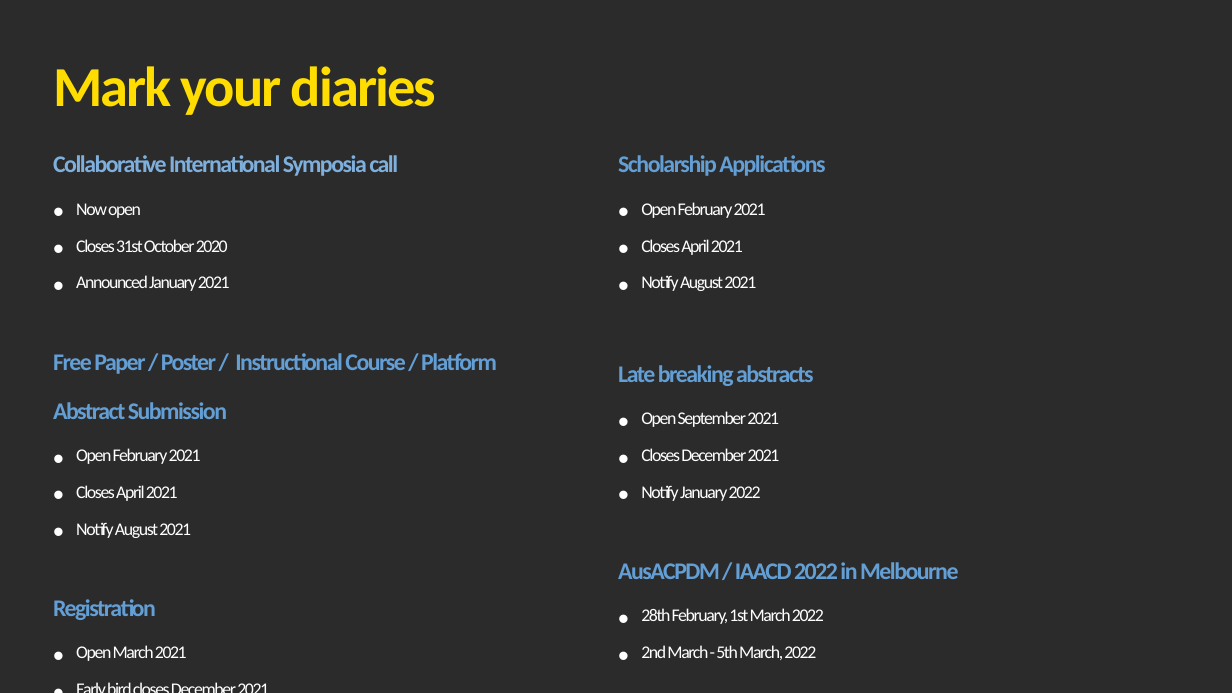
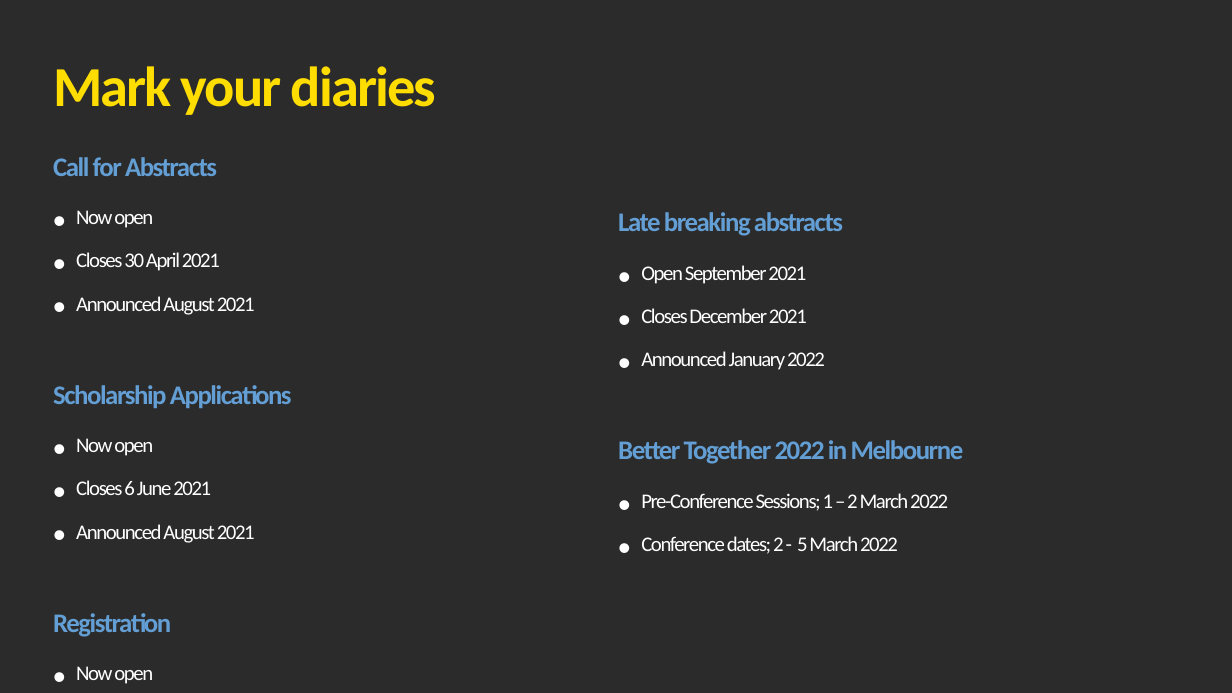
Before and after one commit to ICMS-Australasia/BetterTogether2022, a slide deck: slide 2 of downloads/PowerPoint-Template-and-Titles-Slide.pptx. Drawn at 1232x693 pixels with LibreOffice and Linux fonts; fonts in the diff are those of the drawing; background and template pictures are left out; a plain dark background stands for a picture behind light text. Boxes give left, top, right and bottom in pixels: in the first picture for what was removed or moved away, otherwise in the second. Text is boxed around its words. In the diff, an @@ line names an element or a change of style, - is before the commit and + after.

```diff
--- a/downloads/PowerPoint-Template-and-Titles-Slide.pptx
+++ b/downloads/PowerPoint-Template-and-Titles-Slide.pptx
@@ text at (53, 157, 217, 176): text changed; size 32 to 36 pt; text colour #7FB0DD to #639FD5 @@
-Collaborative International Symposia call
+Call for Abstracts
@@ text at (618, 155, 825, 291): paragraphs removed @@
-Scholarship Applications
-• Open February 2021
-• Closes April 2021
-• Notify August 2021
@@ text at (53, 210, 171, 637): size 24 to 28 pt in "Now open"; size 32 to 36 pt in "Registration" @@
@@ text at (618, 212, 843, 323): size 32 to 36 pt in "Late breaking abstracts"; size 24 to 28 pt in "Open September 2021", "Closes December 2021" @@
@@ text at (53, 252, 292, 543): text changed; size 24 to 28 pt @@
-• Closes 31st October 2020
-• Announced January 2021
-Free Paper / Poster / Instructional Course / Platform Abstract Submission
-• Open February 2021
-• Closes April 2021
-• Notify August 2021
+• Closes 30 April 2021
+• Announced August 2021
+Scholarship Applications
+• Now open
+• Closes 6 June 2021
+• Announced August 2021
@@ text at (618, 351, 964, 554): text changed; size 24 to 28 pt @@
-• Notify January 2022
-AusACPDM / IAACD 2022 in Melbourne
-• 28th February, 1st March 2022
-• 2nd March - 5th March, 2022
+• Announced January 2022
+Better Together 2022 in Melbourne
+• Pre-Conference Sessions; 1 – 2 March 2022
+• Conference dates; 2 - 5 March 2022
@@ text at (76, 666, 153, 684): text changed; size 24 to 28 pt @@
-• Open March 2021
-• Early bird closes December 2021
+• Now open
+• Early bird closes 1 November 2021
```
Also in this commit, not shown: 1 slide added, 2 other files.
